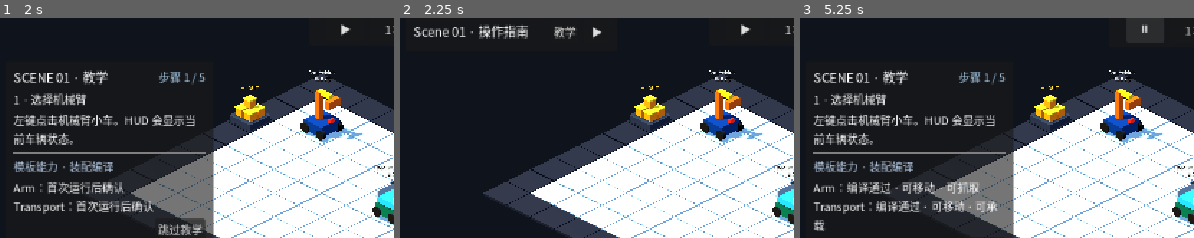
Above: before the commit, frames 1-3 (left to right).
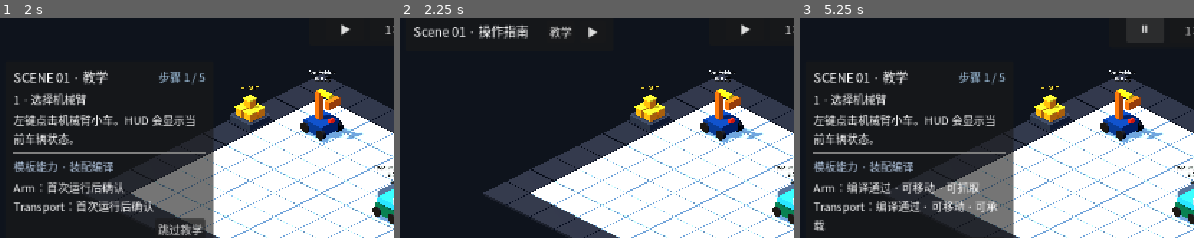
Above: after the commit, the same moments.

Repository: Ri0n72Y/automata
Game: Godot game, scene res://scenes/scene_01/scene_01_basic_packing.tscn
Same seed, same stepped clock (60 frames per second), same inputs: the game is played once before the commit and once after it.
Inputs:
- Up to frame 1 (2 s): click "▶" at 0.5 s; click "▼" at 1.25 s
- Up to frame 2 (2.25 s): click "跳过教学" at 2 s
- Up to frame 3 (5.25 s): click "P ▶" at 2.75 s; click "▶" at 3.5 s; click "教学" at 4.25 s; click "▶" at 5 s
The pictures show only the part of the screen within x 0-50%, y 2-52%; the shares and areas given below are measured in that part.

Frame 1 is identical in both runs. In frame 2, 0.4% of the frame differs, in the area x 37-52%, y 3-10%; in frame 3, nothing differs.

Commit message:
refactor(scene-01): constrain manual guide to left rail

Diff:
--- a/scripts/scene_01/scene_01_manual_controls.gd
+++ b/scripts/scene_01/scene_01_manual_controls.gd
@@ -1,8 +1,8 @@
 class_name Scene01ManualControls
 extends CanvasLayer
 
-const COLLAPSED_SIZE := Vector2(306.0, 52.0)
-const EXPANDED_SIZE := Vector2(468.0, 342.0)
+const COLLAPSED_HEIGHT := 52.0
+const EXPANDED_HEIGHT := 342.0
 const BODY_PATHS := [
 	NodePath("RootControl/Panel/Margin/VBox/Instructions"),
 	NodePath("RootControl/Panel/Margin/VBox/ScopeNote"),
@@ -19,6 +19,7 @@
 
 func _ready() -> void:
 	_disable_button_focus(panel)
+	get_viewport().size_changed.connect(_apply_panel_layout)
 	set_collapsed(start_collapsed)
 
 
@@ -59,12 +60,17 @@
 			control.visible = not _collapsed
 	if collapse_button != null:
 		collapse_button.text = "▶" if _collapsed else "▼"
-	if panel != null:
-		var target_size := COLLAPSED_SIZE if _collapsed else EXPANDED_SIZE
-		panel.offset_right = panel.offset_left + target_size.x
-		panel.offset_bottom = panel.offset_top + target_size.y
+	_apply_panel_layout()
 	if _collapsed:
 		get_viewport().gui_release_focus()
+
+
+func _apply_panel_layout() -> void:
+	if panel == null:
+		return
+	var width := clampf(float(get_viewport().get_visible_rect().size.x) * 0.2, 300.0, 360.0)
+	panel.offset_right = panel.offset_left + width
+	panel.offset_bottom = panel.offset_top + (COLLAPSED_HEIGHT if _collapsed else EXPANDED_HEIGHT)
 
 
 func is_collapsed() -> bool:
